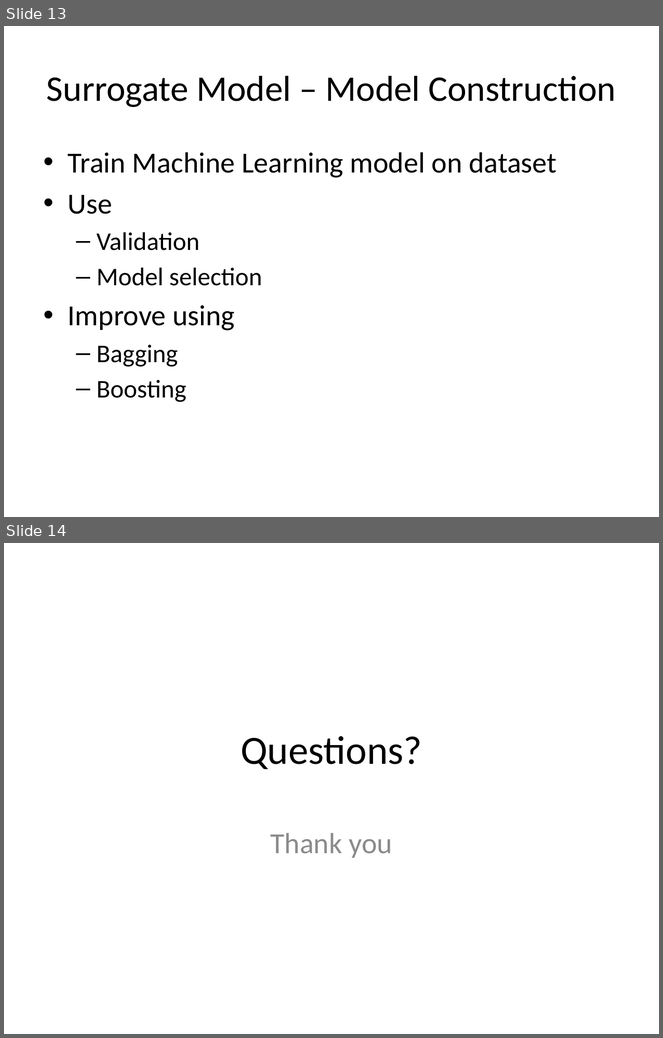
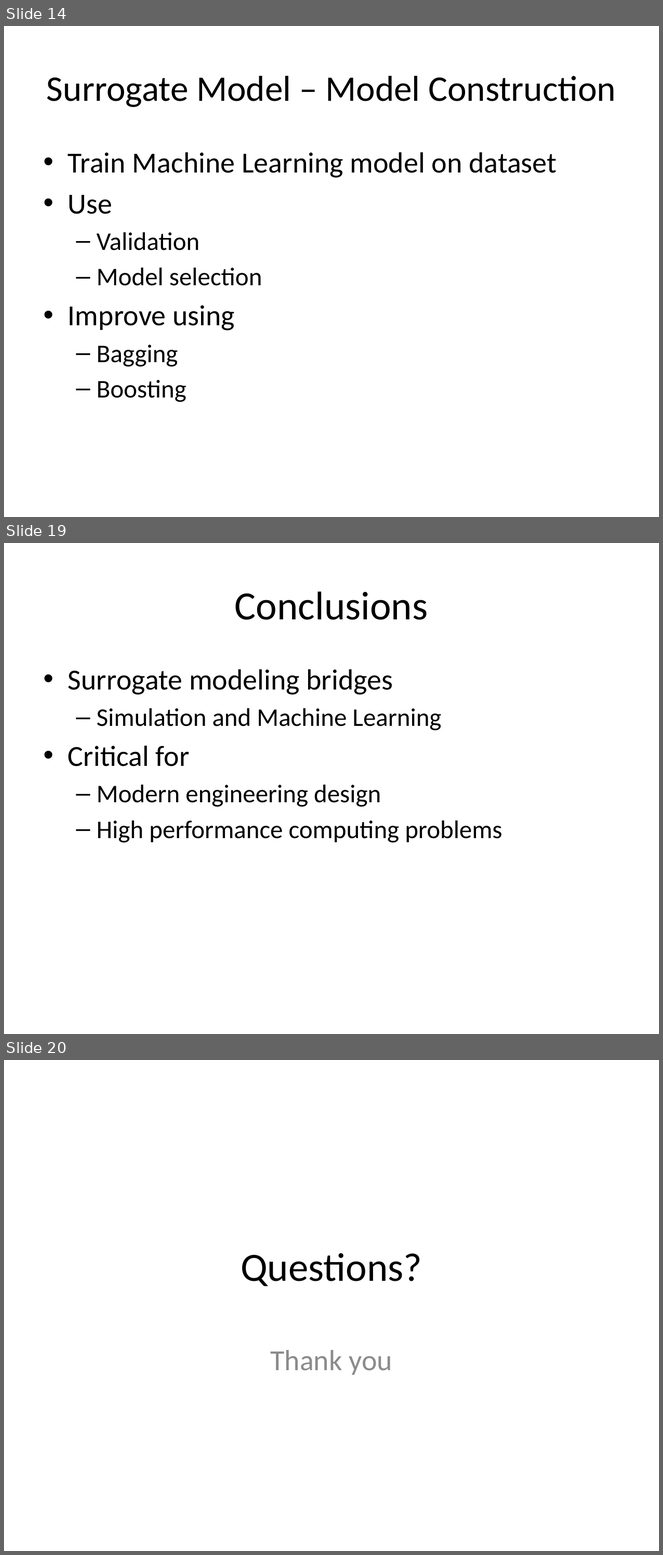
Before and after one commit to look4pritam/SurrogateModel, a slide deck: Presentations/SurrogateModel.pptx. Shown one above the other, each under a label of ours: slides 13 and 14 before the commit, slides 14, 19 and 20 after it; the slides between them are not shown. The pictures are 663x1038 and 663x1555 pixels, drawn with LibreOffice and Linux fonts; fonts in the diff are those of the drawing. Boxes give left, top, right and bottom in pixels: in the first picture for what was removed or moved away, otherwise in the second. Text is boxed around its words. In the diff, an @@ line names an element or a change of style, - is before the commit and + after.

```diff
--- a/Presentations/SurrogateModel.pptx
+++ b/Presentations/SurrogateModel.pptx
@@ slide 19 added at [4,543,659,1034], background #FFFFFF @@
@@ title added at [235,591,428,620], 44 pt, text #000000 @@
+Conclusions
@@ text added at [68,669,502,843], 28 pt, text #000000 @@
+• Surrogate modeling bridges
+  – Simulation and Machine Learning
+• Critical for
+  – Modern engineering design
+  – High performance computing problems
@@ what was slide 13 is now slide 14 @@
@@ what was slide 14 is now slide 20 @@
```
Also in this commit, not shown: 7 slides changed, 5 other slides added.
